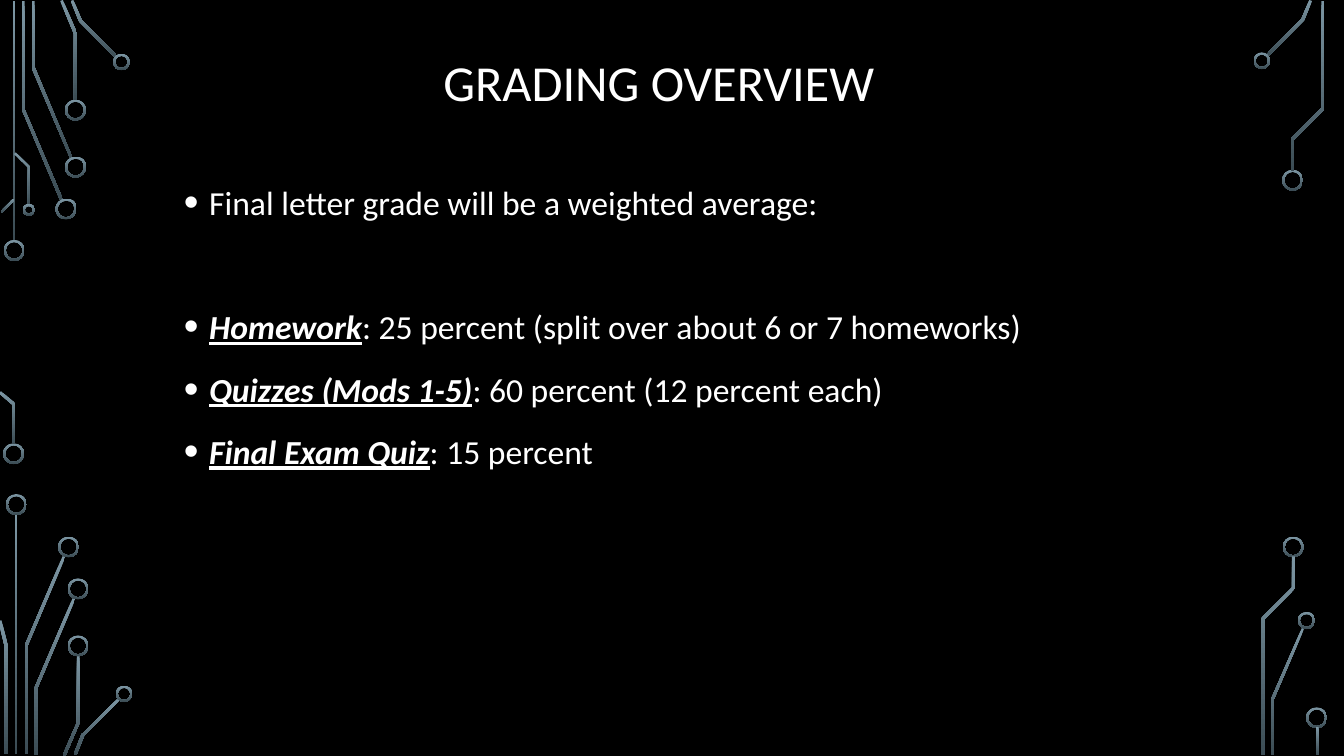
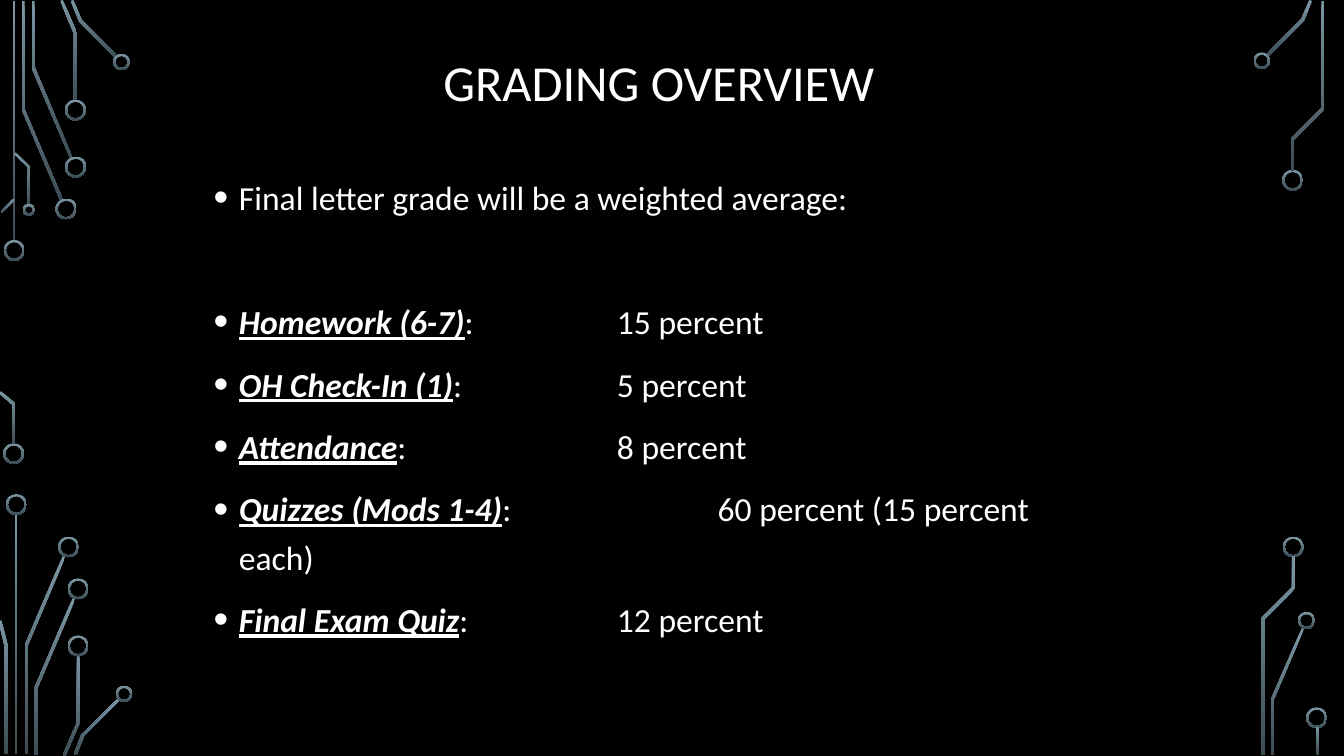
Before and after one commit to markfloryan/dmt2, a slide deck: slide 28 of slides/00-CourseIntroduction.pptx (slide 23 before the commit). Drawn at 1344x756 pixels with LibreOffice and Linux fonts; fonts in the diff are those of the drawing; background and template pictures are left out. Boxes give left, top, right and bottom in pixels: in the first picture for what was removed or moved away, otherwise in the second. Text is boxed around its words. In the diff, an @@ line names an element or a change of style, - is before the commit and + after.

```diff
--- a/slides/00-CourseIntroduction.pptx
+++ b/slides/00-CourseIntroduction.pptx
@@ text "Final letter grade will be ...": place and size @@
-text "Final letter grade will be ..." at (209, 191, 1021, 470)
+text "Final letter grade will be ..." at (239, 186, 1029, 638)
@@ text at (239, 309, 1029, 638): text changed; bold on; italic on @@
-• Homework: 25 percent (split over about 6 or 7 homeworks)
-• Quizzes (Mods 1-5): 60 percent (12 percent each)
-• Final Exam Quiz: 15 percent
+• Homework (6-7): 15 percent
+• OH Check-In (1): 5 percent
+• Attendance: 8 percent
+• Quizzes (Mods 1-4): 60 percent (15 percent each)
+• Final Exam Quiz: 12 percent
```
Also in this commit, not shown: 10 other slides changed, 6 slides added, 1 slide removed, 10 other files.
